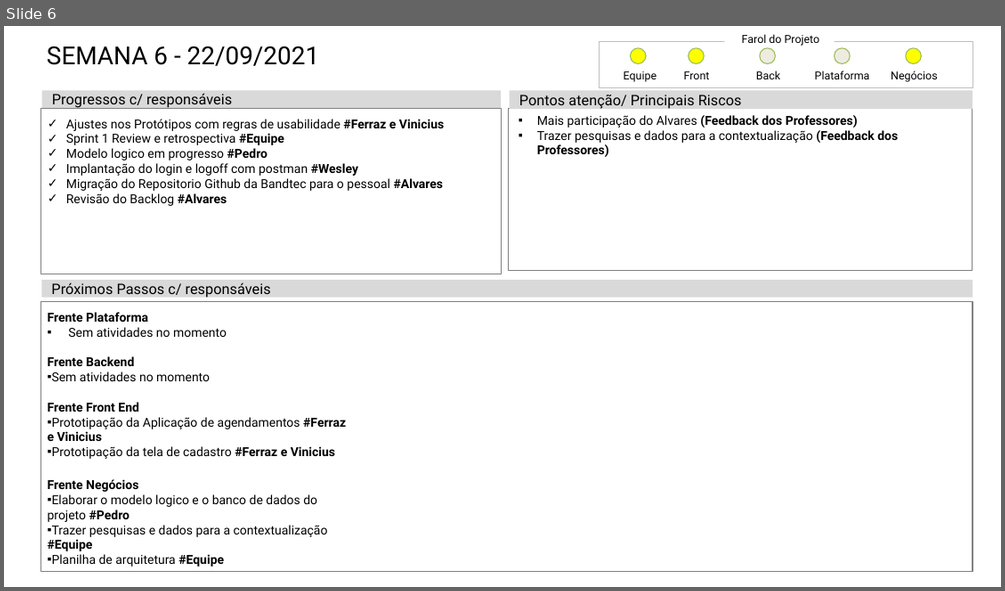
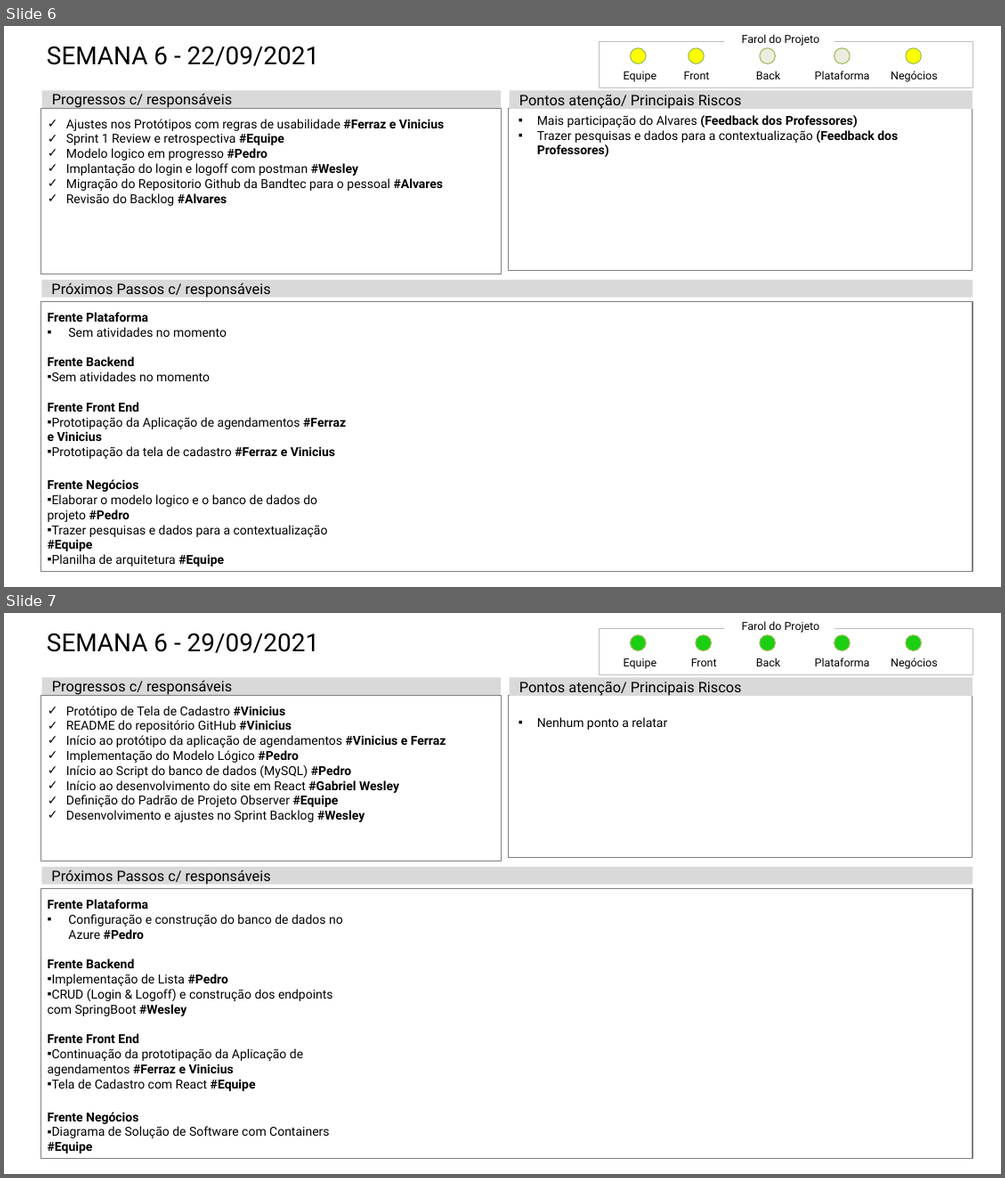
Before and after one commit to Biellferraz/Resenha, a slide deck: documentacao/Status Report/Status_Report_-_Grupo_09.pptx. Shown one above the other, each under a label of ours: slide 6 before the commit, slides 6 and 7 after it. The pictures are 1005x591 and 1005x1178 pixels, drawn with LibreOffice and Linux fonts; fonts in the diff are those of the drawing. Boxes give left, top, right and bottom in pixels: in the first picture for what was removed or moved away, otherwise in the second. Text is boxed around its words. In the diff, an @@ line names an element or a change of style, - is before the commit and + after.

Commit message:
Adiciona o status report da semana 29/09

```diff
--- a/documentacao/Status Report/Status_Report_-_Grupo_09.pptx
+++ b/documentacao/Status Report/Status_Report_-_Grupo_09.pptx
@@ slide 7 added at bbox=[4, 613, 1001, 1174], background #FFFFFF @@
@@ title added at bbox=[47, 633, 320, 653], 26.5 pt, text #000000 @@
+SEMANA 6 - 29/09/2021
@@ rectangle added at bbox=[599, 629, 972, 674], outline #BFBFBF 0.5 pt @@
@@ ellipse added at bbox=[630, 635, 646, 651], fill #1BCF13, outline #9BBB59 1 pt @@
@@ ellipse added at bbox=[696, 635, 712, 651], fill #1BCF13, outline #9BBB59 1 pt @@
@@ text added at bbox=[742, 621, 820, 633], 11.8 pt, text #000000 @@
+Farol do Projeto
@@ ellipse added at bbox=[760, 635, 775, 651], fill #1BCF13, outline #9BBB59 1 pt @@
@@ ellipse added at bbox=[834, 635, 850, 651], fill #1BCF13, outline #9BBB59 1 pt @@
@@ ellipse added at bbox=[906, 635, 921, 651], fill #1BCF13, outline #9BBB59 1 pt @@
@@ text added at bbox=[623, 658, 656, 669], 11.8 pt, text #000000 @@
+Equipe
@@ text added at bbox=[691, 658, 717, 666], 11.8 pt, text #000000 @@
+Front
@@ text added at bbox=[756, 657, 780, 666], 11.8 pt, text #000000 @@
+Back
@@ text added at bbox=[815, 657, 870, 666], 11.8 pt, text #000000 @@
+Plataforma
@@ text added at bbox=[890, 657, 938, 669], 11.8 pt, text #000000 @@
+Negócios
@@ rectangle added at bbox=[42, 677, 501, 695], fill #D9D9D9, 15.4 pt, text #000000 @@
+Progressos c/ responsáveis
@@ rectangle added at bbox=[510, 677, 972, 696], fill #D9D9D9, 15.4 pt, text #000000 @@
+Pontos atenção/ Principais Riscos
@@ rectangle added at bbox=[40, 695, 501, 861], outline #808080 1 pt, 13.2 pt, text #000000 @@
+✓ Protótipo de Tela de Cadastro #Vinicius
+✓ README do repositório GitHub #Vinicius
+✓ Início ao protótipo da aplicação de agendamentos #Vinicius e Ferraz
+✓ Implementação do Modelo Lógico #Pedro
+✓ Início ao Script do banco de dados (MySQL) #Pedro
+✓ Início ao desenvolvimento do site em React #Gabriel Wesley
+✓ Definição do Padrão de Projeto Observer #Equipe
+✓ Desenvolvimento e ajustes no Sprint Backlog #Wesley
@@ rectangle added at bbox=[509, 695, 972, 858], outline #808080 1 pt @@
@@ text added at bbox=[537, 717, 667, 730], 13.2 pt, text #000000 @@
+▪ Nenhum ponto a relatar
@@ rectangle added at bbox=[42, 867, 973, 884], fill #D9D9D9, 15.4 pt, text #000000 @@
+Próximos Passos c/ responsáveis
@@ rectangle added at bbox=[40, 889, 972, 1159], outline #808080 1 pt, 13.2 pt, text #000000 @@
+  Frente Plataforma
+  ▪ Configuração e construção do banco de dados no Azure #Pedro
+  Frente Backend
+  ▪ Implementação de Lista #Pedro
+  ▪ CRUD (Login & Logoff) e construção dos endpoints com SpringBoot #Wesley
+  Frente Front End
+  ▪ Continuação da prototipação da Aplicação de agendamentos #Ferraz e Vinicius
+  ▪ Tela de Cadastro com React #Equipe
+  Frente Negócios
+  ▪ Diagrama de Solução de Software com Containers #Equipe
```
